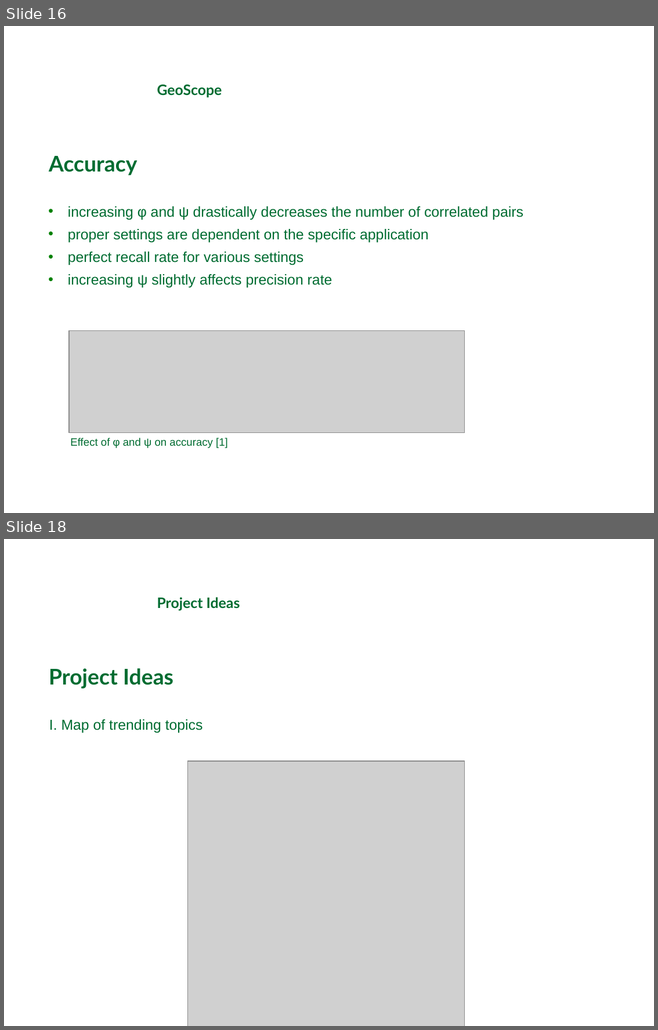
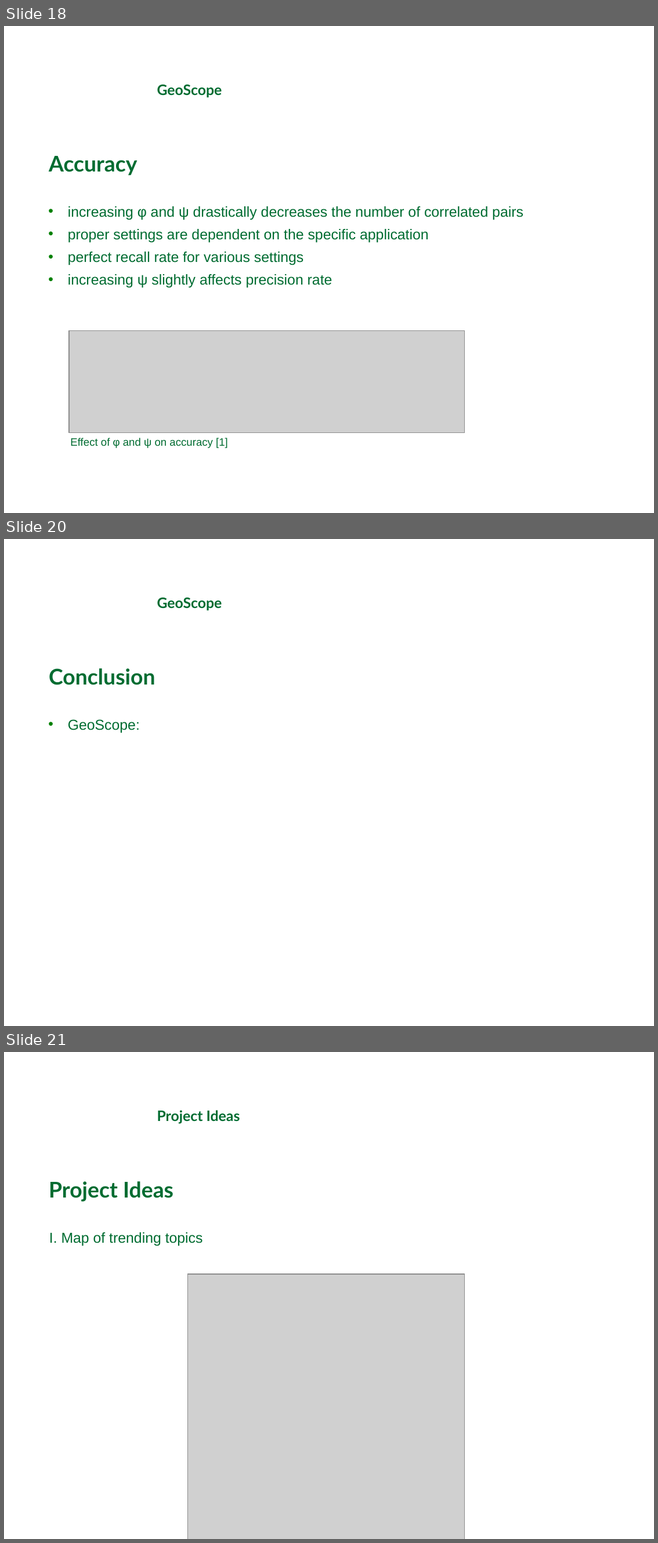
Before and after one commit to michaelprummer/datascience, a slide deck: GeoScope/DataScience1.ppt. Shown one above the other, each under a label of ours: slides 16 and 18 before the commit, slides 18, 20 and 21 after it; the slides between them are not shown. The pictures are 658x1030 and 658x1543 pixels, drawn with LibreOffice and Linux fonts; fonts in the diff are those of the drawing; grey boxes stand for pictures; background and template pictures are left out. Boxes give left, top, right and bottom in pixels: in the first picture for what was removed or moved away, otherwise in the second. Text is boxed around its words. In the diff, an @@ line names an element or a change of style, - is before the commit and + after.

```diff
--- a/GeoScope/DataScience1.ppt
+++ b/GeoScope/DataScience1.ppt
@@ slide 20 added at [4, 539, 654, 1026], background picture (left out) @@
@@ text added at [157, 597, 222, 611], 16 pt, text #006C31, bold @@
+GeoScope
@@ text added at [49, 668, 155, 685], 24 pt, text #006C31, bold @@
+Conclusion
@@ text added at [68, 719, 140, 733], 16 pt, text #006C31 @@
+• GeoScope:
@@ what was slide 16 is now slide 18 @@
@@ what was slide 18 is now slide 21 @@
```
Also in this commit, not shown: 5 slides changed, 3 other slides added, 1 slide removed.
